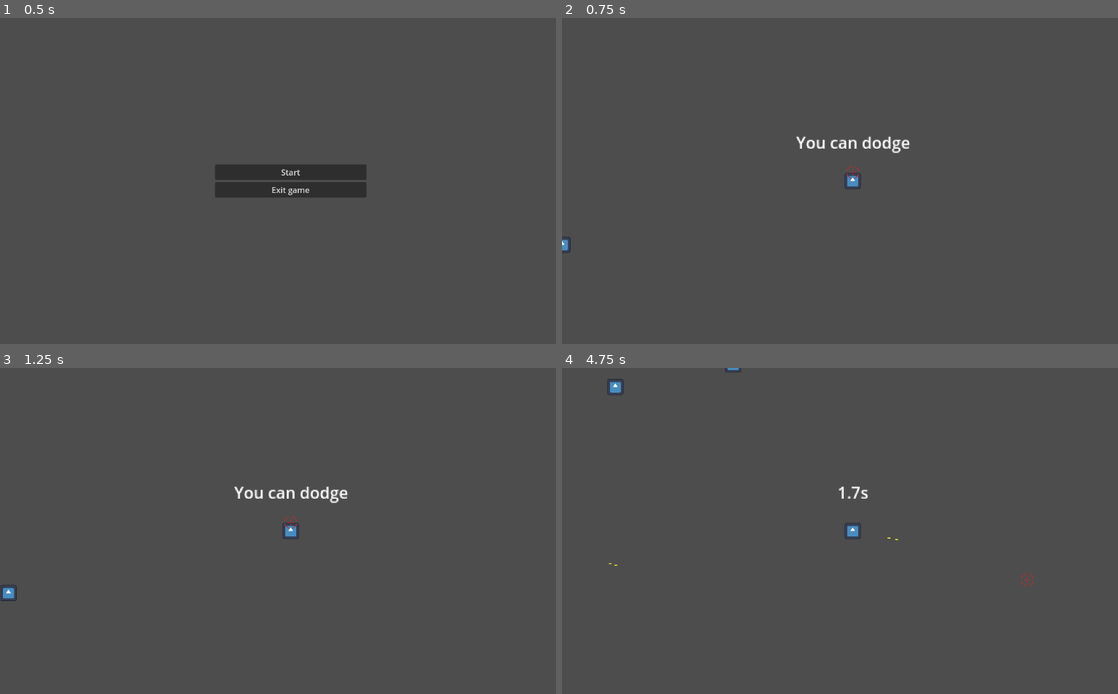
Above: before the commit, frames 1-4 (two rows, left to right).
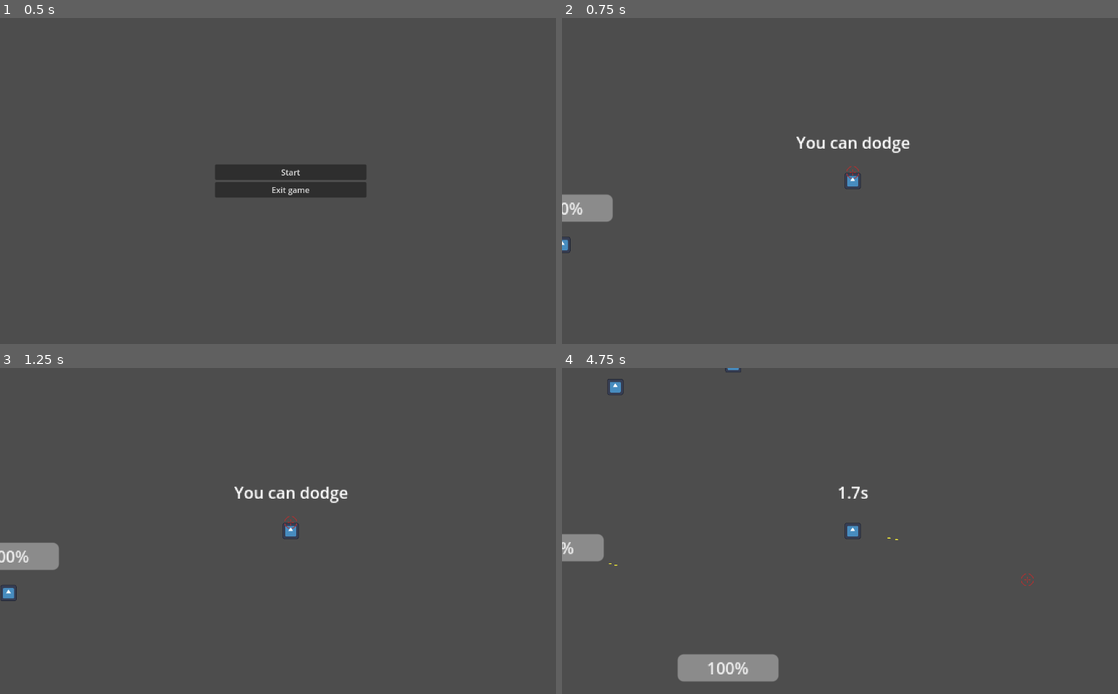
Above: after the commit, the same moments.

Repository: RoliGreiner/Anomaly-Zone-Game-Jam-2025
Game: Godot game, scene res://scenes/main_menu.tscn
The game is run twice, just before and just after one commit, with the same random seed, the same clock (stepped at 60 frames per second) and the same inputs. The engine's default icon, where the game draws it, is replaced by a stand-in: a white triangle on a blue panel in a dark square.
Inputs (mouse positions are in pixels of both pictures, inside the frame that each line leads up to):
- Up to frame 1 (0.5 s): no input
- Up to frame 2 (0.75 s): click "Start" at 0.5 s
- Up to frame 3 (1.25 s): no input
- Up to frame 4 (4.75 s): move the mouse to (979, 514) at 1.27 s; hold D (right) 1.28-2.03 s; tap Space (dodge) at 1.35, 3.6 s; move the mouse to (734, 547) at 2.02 s; hold S (down) 2.03-2.78 s; click (734, 547) at 2.1 s; move the mouse to (912, 459) at 2.77 s; hold D (right) 2.78-3.53 s; hold Shift (sprint) 2.78-3.53 s; move the mouse to (823, 596) at 3.52 s; hold W (up) 3.53-4.28 s; move the mouse to (1029, 579) at 4.27 s; hold A (left) from 4.28 s (still down); click (1029, 579) at 4.35 s

Frame 1 is identical in both runs. In frame 2, 0.8% of the frame differs, in the area x 0-10%, y 54-63%; in frame 3, 0.9%; in frame 4, 2.1%, in the area x 0-40%, y 51-97%.

Commit message:
Reduce enemy health
If a bullet hit an enemy their health is reduced

Diff:
--- a/scenes/bullet.tscn
+++ b/scenes/bullet.tscn
@@ -1,10 +1,13 @@
-[gd_scene load_steps=4 format=3 uid="uid://b7sr72vchlgx2"]
+[gd_scene load_steps=5 format=3 uid="uid://b7sr72vchlgx2"]
 
 [ext_resource type="Texture2D" uid="uid://db2a8325xv5f8" path="res://assets/bullet.png" id="1_mkf8s"]
 [ext_resource type="Script" uid="uid://04k30tdriv3l" path="res://scripts/bullet.gd" id="1_y25gk"]
 
 [sub_resource type="RectangleShape2D" id="RectangleShape2D_y25gk"]
 size = Vector2(29, 12)
+
+[sub_resource type="RectangleShape2D" id="RectangleShape2D_l5glv"]
+size = Vector2(31.000027, 14.000011)
 
 [node name="Bullet" type="CharacterBody2D"]
 scale = Vector2(0.1, 0.1)
@@ -13,7 +16,8 @@
 script = ExtResource("1_y25gk")
 
 [node name="CollisionShape2D" type="CollisionShape2D" parent="."]
-position = Vector2(-0.5, 0)
+position = Vector2(-0.4999999, 0)
+scale = Vector2(0.9999998, 0.9999998)
 shape = SubResource("RectangleShape2D_y25gk")
 
 [node name="Sprite2D" type="Sprite2D" parent="."]
@@ -23,4 +27,12 @@
 wait_time = 3.0
 one_shot = true
 
+[node name="Area2D" type="Area2D" parent="."]
+
+[node name="CollisionShape2D" type="CollisionShape2D" parent="Area2D"]
+position = Vector2(-0.49999994, 2.3841858e-07)
+scale = Vector2(0.99999917, 0.99999917)
+shape = SubResource("RectangleShape2D_l5glv")
+
 [connection signal="timeout" from="Timer" to="." method="_on_timer_timeout"]
+[connection signal="body_entered" from="Area2D" to="." method="_on_area_2d_body_entered"]
--- a/scripts/bullet.gd
+++ b/scripts/bullet.gd
@@ -15,3 +15,9 @@
 
 func _on_timer_timeout() -> void:
 	queue_free()
+
+
+func _on_area_2d_body_entered(body: Node2D) -> void:
+	if body is Enemy:
+		body.ReduceHealth(20)
+		queue_free()
--- a/scripts/enemy.gd
+++ b/scripts/enemy.gd
@@ -2,9 +2,12 @@
 class_name Enemy
 
 @export var speed: int = 1000
+@export var max_health: int = 100
+@export var health: float
 @export var damage: float = 10.0
 @export var distance_from_player: int = 30
 @onready var navigation_agent: NavigationAgent2D = $NavigationAgent2D
+@onready var healt_bar: ProgressBar = $healthBar
 
 signal attack_player
 
@@ -14,6 +17,10 @@
 	position = Vector2(pos_x, pos_y)
 
 func _ready() -> void:
+	health = max_health
+	healt_bar.max_value = max_health
+	healt_bar.value = health
+
 	navigation_agent.path_desired_distance = 10.0
 	navigation_agent.target_desired_distance = 10.0
 
@@ -36,6 +43,13 @@
 
 	navigation_agent.target_position = Global.player_position
 
+func ReduceHealth(amount: int):
+	health -= amount
+	healt_bar.value = health
+	if health < 0:
+		queue_free()
+
+
 func _on_area_2d_body_entered(body: Node2D) -> void:
 	if body is Player:
 		print("Attack player")
--- a/test/basic_enemy.tscn
+++ b/test/basic_enemy.tscn
@@ -28,4 +28,17 @@
 
 [node name="NavigationAgent2D" type="NavigationAgent2D" parent="."]
 
+[node name="healthBar" type="ProgressBar" parent="."]
+custom_minimum_size = Vector2(100, 0)
+anchors_preset = 15
+anchor_right = 1.0
+anchor_bottom = 1.0
+offset_left = -50.0
+offset_top = -50.0
+offset_right = 50.0
+offset_bottom = -23.0
+grow_horizontal = 2
+grow_vertical = 2
+fill_mode = 1
+
 [connection signal="body_entered" from="Area2D" to="." method="_on_area_2d_body_entered"]
